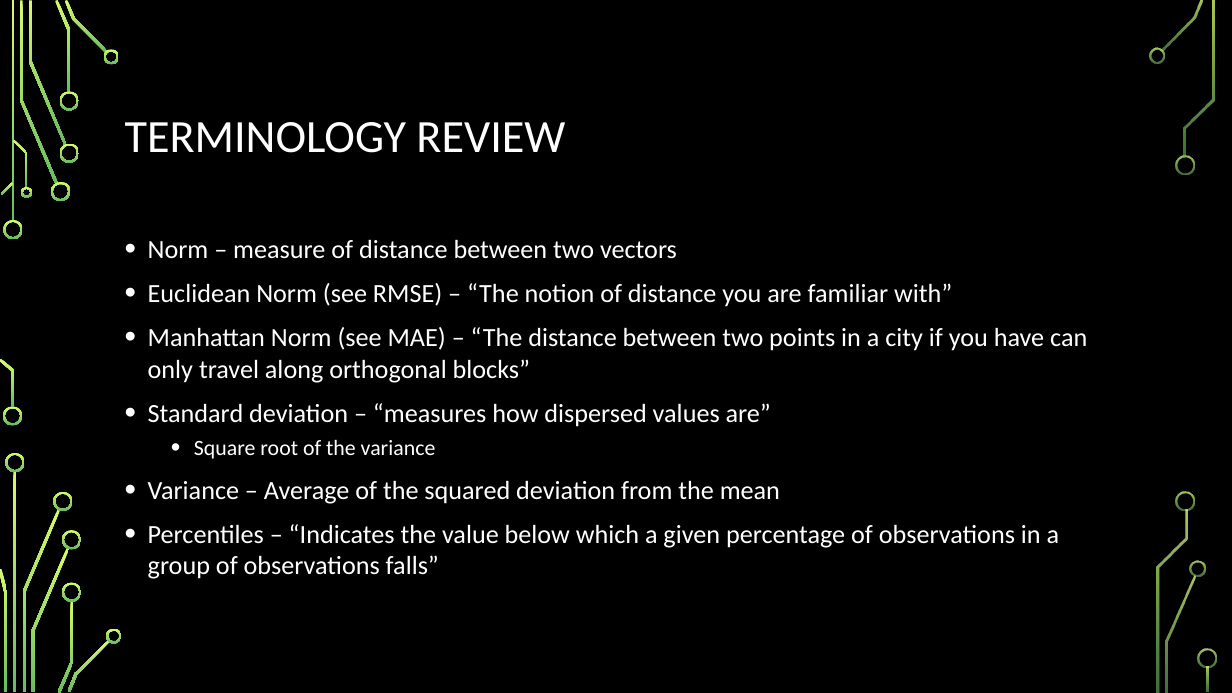
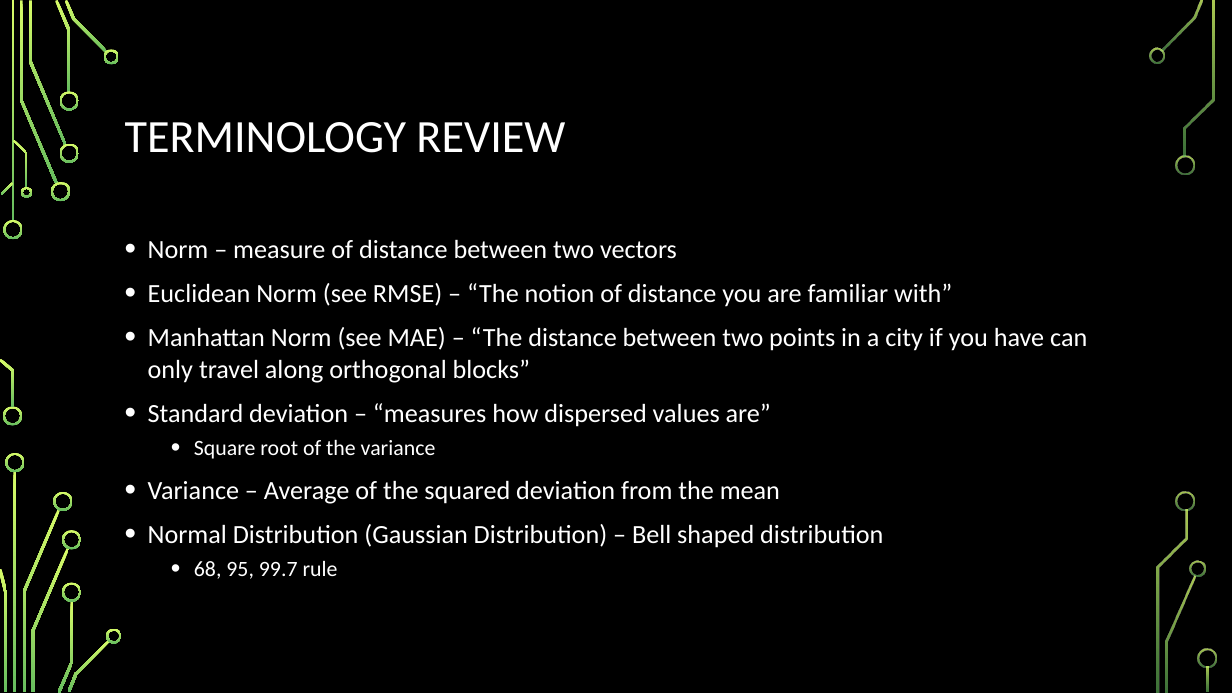
Before and after one commit to astidham2003/ml-study-group, a slide deck: slide 8 of chapter_2/Chapter 2.pptx. Drawn at 1232x693 pixels with LibreOffice and Linux fonts; fonts in the diff are those of the drawing; background and template pictures are left out. Boxes give left, top, right and bottom in pixels: in the first picture for what was removed or moved away, otherwise in the second. Text is boxed around its words. In the diff, an @@ line names an element or a change of style, - is before the commit and + after.

Commit message:
Updated powerpoint

```diff
--- a/chapter_2/Chapter 2.pptx
+++ b/chapter_2/Chapter 2.pptx
@@ text at <box>148,524,883,579</box>: text changed @@
-• Percentiles – “Indicates the value below which a given percentage of observations in a group of observations falls”
+• Normal Distribution (Gaussian Distribution) – Bell shaped distribution
+  • 68, 95, 99.7 rule
```
Also in this commit, not shown: 3 other slides changed, 4 slides added.
